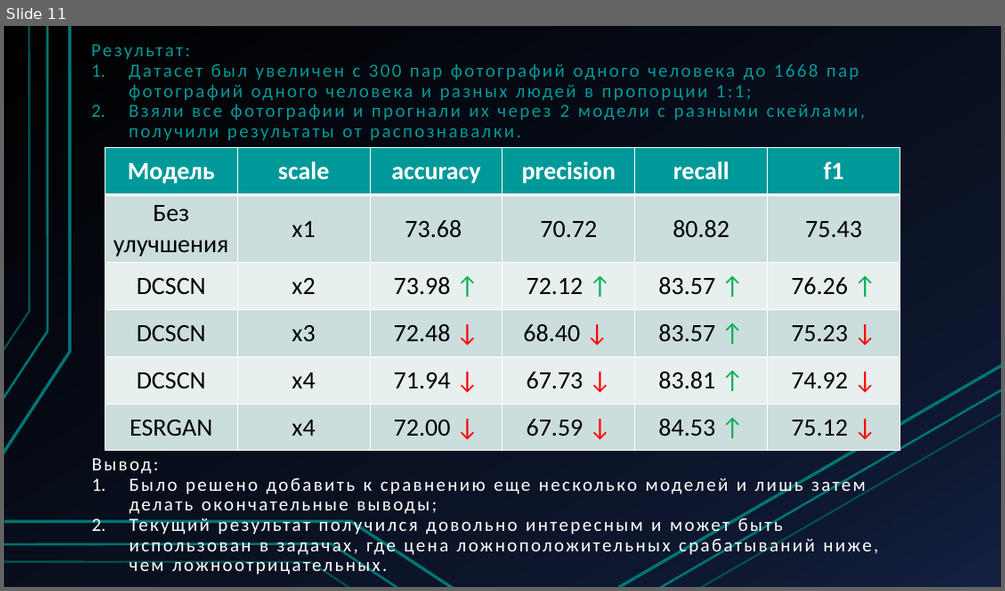
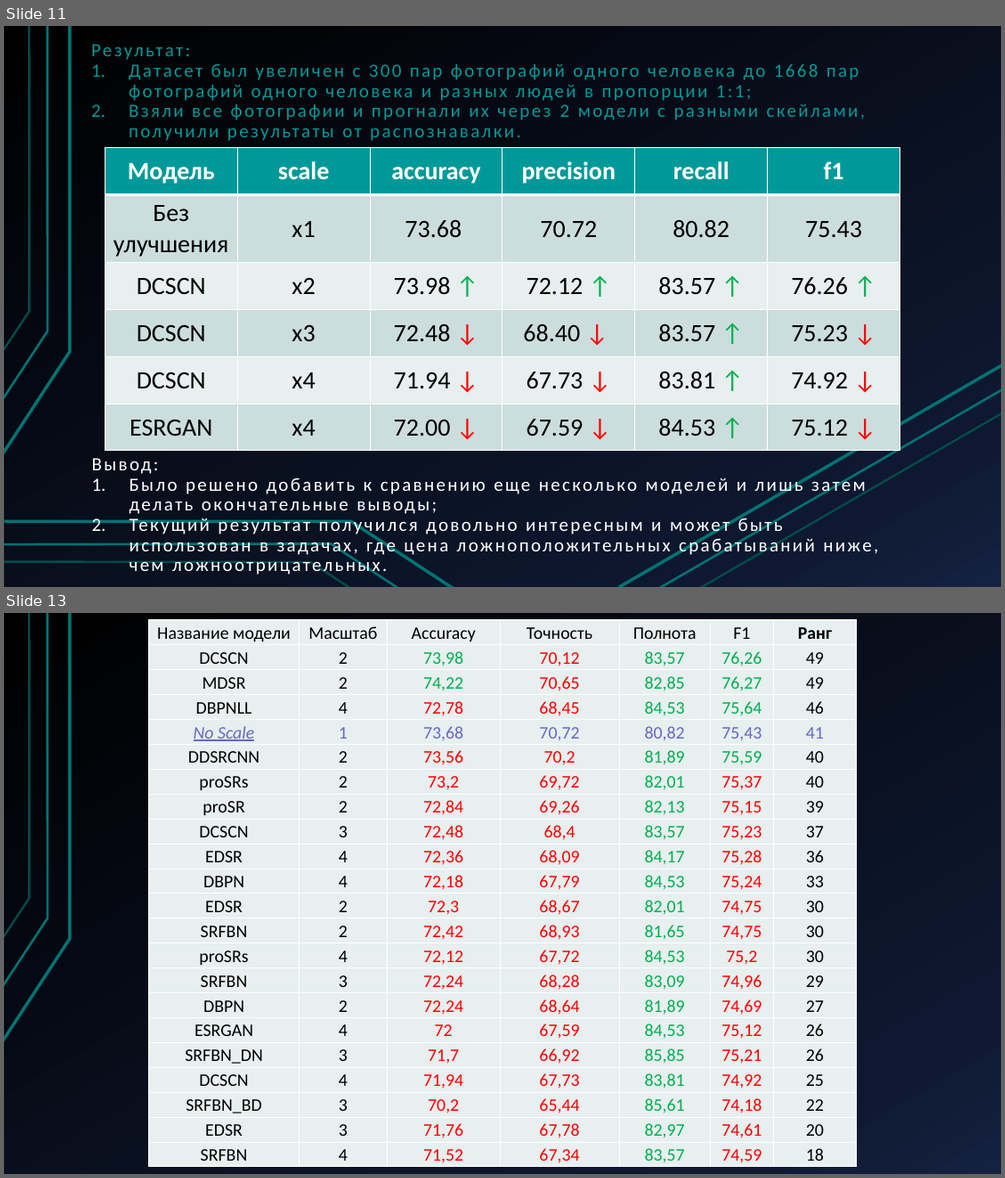
Before and after one commit to NikitiusD/Person-recognizer-with-Face-Detection-and-Super-Resolution, a slide deck: Улучшение качества изображений.pptx. Shown one above the other, each under a label of ours: slide 11 before the commit, slides 11 and 13 after it; the slides between them are not shown. The pictures are 1005x591 and 1005x1178 pixels, drawn with LibreOffice and Linux fonts; fonts in the diff are those of the drawing. Boxes give left, top, right and bottom in pixels: in the first picture for what was removed or moved away, otherwise in the second. Text is boxed around its words. In the diff, an @@ line names an element or a change of style, - is before the commit and + after.

Commit message:
Added DBPN, DBPNLL, proSR and proSRs

```diff
--- a/Улучшение качества изображений.pptx
+++ b/Улучшение качества изображений.pptx
@@ slide 13 added at bbox=[4, 613, 1001, 1174], background gradient #000000 to #0F1931 to #142242; not listed: 3 template elements that a slide beside it also shows @@
@@ table added at bbox=[148, 620, 856, 1167], 22 rows, 7 columns @@
+Название модели | Масштаб | Accuracy | Точность | Полнота | F1 | Ранг
+DCSCN | 2 | 73,98 | 70,12 | 83,57 | 76,26 | 49
+MDSR | 2 | 74,22 | 70,65 | 82,85 | 76,27 | 49
+DBPNLL | 4 | 72,78 | 68,45 | 84,53 | 75,64 | 46
+No Scale | 1 | 73,68 | 70,72 | 80,82 | 75,43 | 41
+DDSRCNN | 2 | 73,56 | 70,2 | 81,89 | 75,59 | 40
+proSRs | 2 | 73,2 | 69,72 | 82,01 | 75,37 | 40
+proSR | 2 | 72,84 | 69,26 | 82,13 | 75,15 | 39
+DCSCN | 3 | 72,48 | 68,4 | 83,57 | 75,23 | 37
+EDSR | 4 | 72,36 | 68,09 | 84,17 | 75,28 | 36
+DBPN | 4 | 72,18 | 67,79 | 84,53 | 75,24 | 33
+EDSR | 2 | 72,3 | 68,67 | 82,01 | 74,75 | 30
+SRFBN | 2 | 72,42 | 68,93 | 81,65 | 74,75 | 30
+proSRs | 4 | 72,12 | 67,72 | 84,53 | 75,2 | 30
+SRFBN | 3 | 72,24 | 68,28 | 83,09 | 74,96 | 29
+DBPN | 2 | 72,24 | 68,64 | 81,89 | 74,69 | 27
+ESRGAN | 4 | 72 | 67,59 | 84,53 | 75,12 | 26
+SRFBN_DN | 3 | 71,7 | 66,92 | 85,85 | 75,21 | 26
+DCSCN | 4 | 71,94 | 67,73 | 83,81 | 74,92 | 25
+SRFBN_BD | 3 | 70,2 | 65,44 | 85,61 | 74,18 | 22
+EDSR | 3 | 71,76 | 67,78 | 82,97 | 74,61 | 20
+SRFBN | 4 | 71,52 | 67,34 | 83,57 | 74,59 | 18
```
Also in this commit, not shown: 1 slide changed, 1 other slide added, 9 other files.
